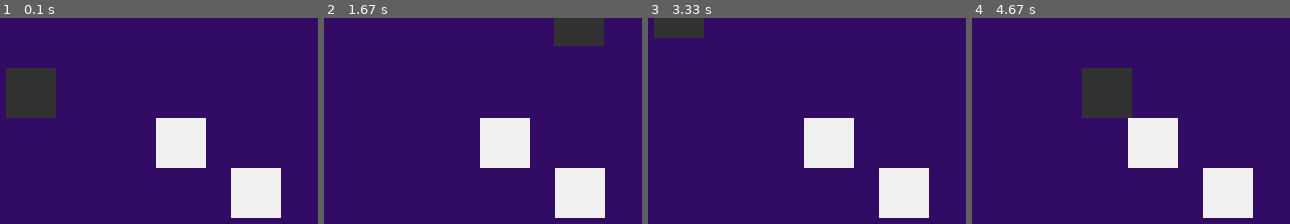
Above: before the commit, frames 1-4 (left to right).
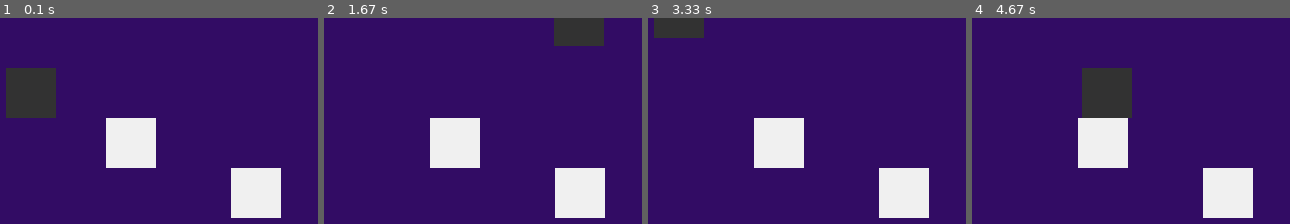
Above: after the commit, the same moments.

Repository: finnstamer/pygameInformatik
Game: pygame game, started from game.py
The game is run twice, just before and just after one commit, with the same random seed, the same clock (stepped at 60 frames per second) and the same inputs.
Inputs:
- Up to frame 1 (0.1 s): no input
- Up to frame 2 (1.67 s): hold Right 0.33-0.8 s; hold Up 0.83-1.13 s; hold Right 1.17-1.63 s
- Up to frame 3 (3.33 s): hold Left 1.67-2.2 s; hold Down 2.23-2.53 s; hold Left 2.57-2.97 s; hold Up from 3 s (still down)
- Up to frame 4 (4.67 s): release Up at 3.37 s; hold Right 3.4-4.03 s; hold Down 4.07-4.43 s; hold Left from 4.47 s (still down)

The runs differ from the first frame. In frame 1, 7.6% of the frame differs, in the area x 33-65%, y 48-73%; in frame 2, 7.6%; in frame 3, 7.6%; in frame 4, 7.6%.

Commit message:
Level 2 test

Diff:
--- a/game.py
+++ b/game.py
@@ -3,7 +3,7 @@
 
 game = Game()
 game.addLevel(*levels)
-game.setLevel(1)
+game.setLevel(2)
 game.start()
 
 # while not done:
